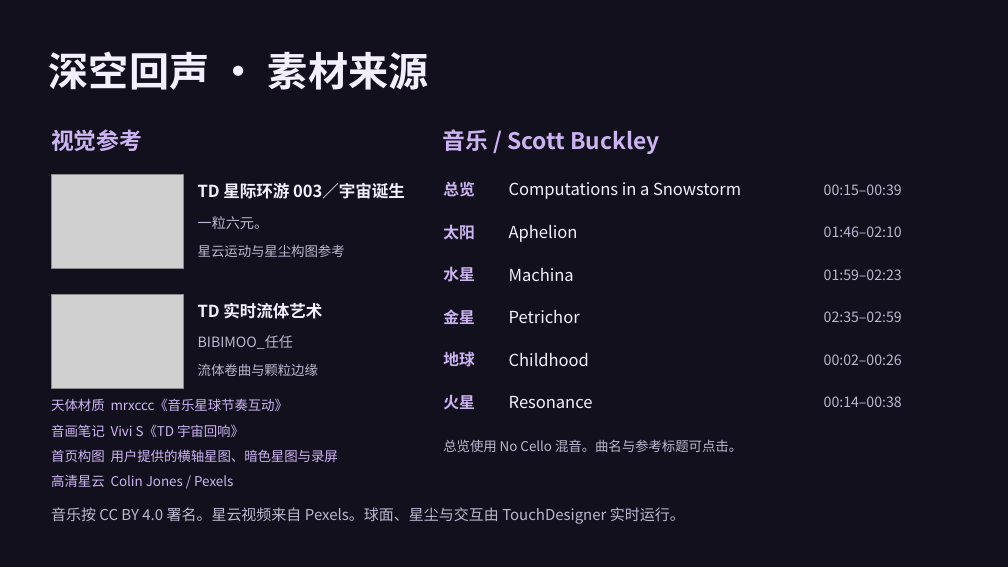
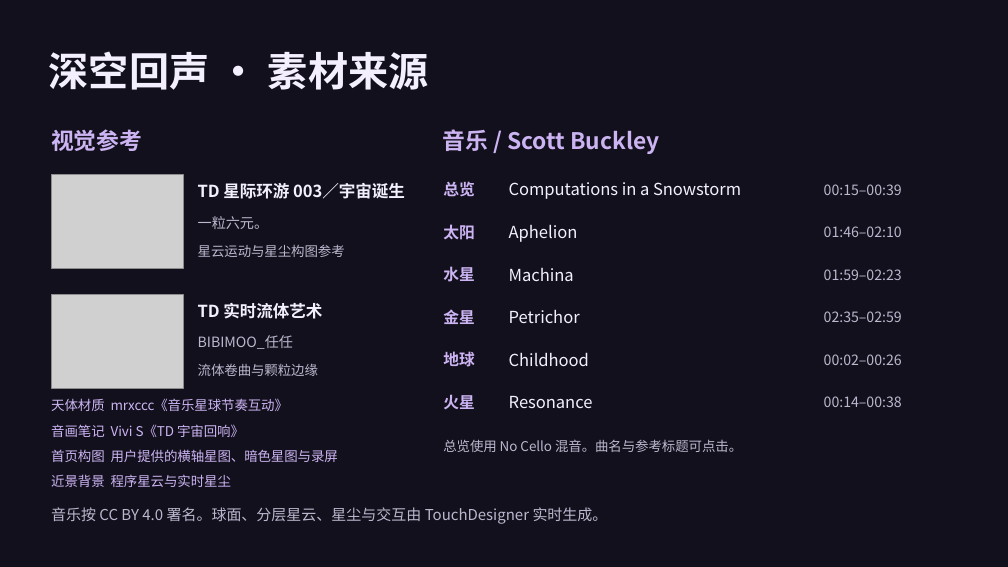
Before and after one commit to toki37644/TD, a slide deck: slide 1 of 深空回声·素材来源.pptx. Drawn at 1008x567 pixels with LibreOffice and Linux fonts; fonts in the diff are those of the drawing; grey boxes stand for pictures. Boxes give left, top, right and bottom in pixels: in the first picture for what was removed or moved away, otherwise in the second. Text is boxed around its words. In the diff, an @@ line names an element or a change of style, - is before the commit and + after.

Commit message:
重做深空回声星云并平滑总览悬停

```diff
--- a/深空回声·素材来源.pptx
+++ b/深空回声·素材来源.pptx
@@ text at <box>51,474,231,487</box>: text changed @@
-高清星云 Colin Jones / Pexels
+近景背景 程序星云与实时星尘
@@ text at <box>51,507,608,524</box>: text changed @@
-音乐按 CC BY 4.0 署名。星云视频来自 Pexels。球面、星尘与交互由 TouchDesigner 实时运行。
+音乐按 CC BY 4.0 署名。球面、分层星云、星尘与交互由 TouchDesigner 实时生成。
```
Also in this commit, not shown: 11 other files.
